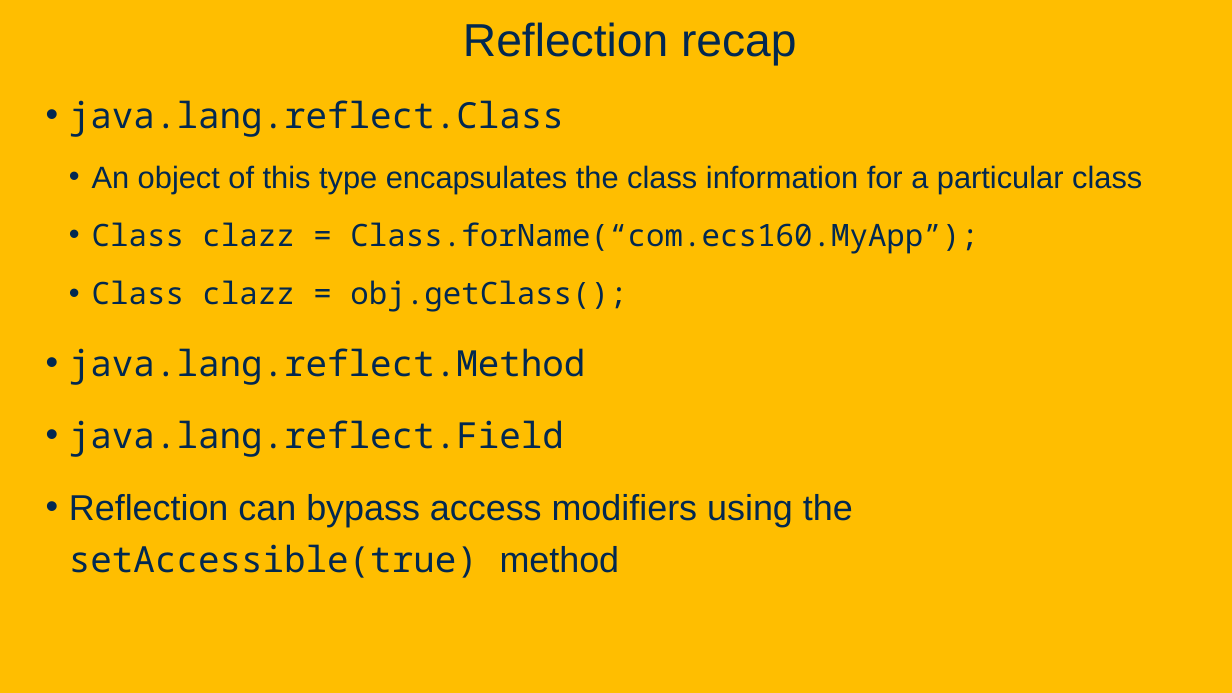
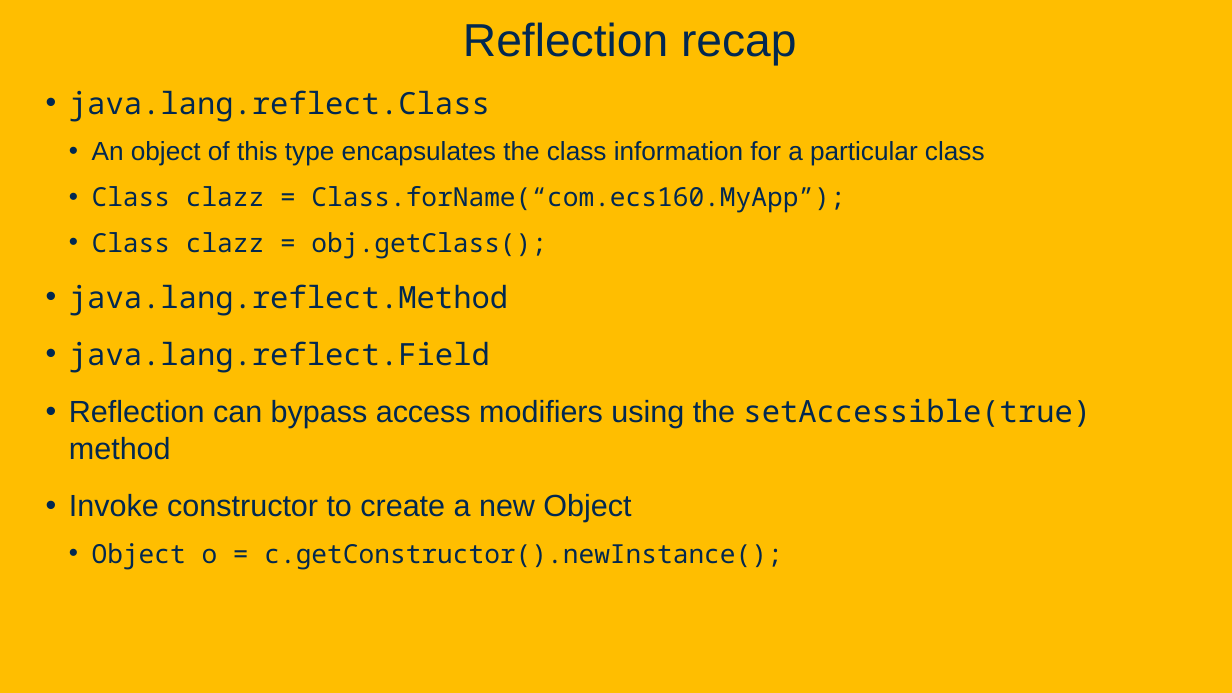
Before and after one commit to davsec-teaching/ecs160-f25, a slide deck: slide 29 of slides/5_annotations_and_reflection.pptx (slide 24 before the commit). Drawn at 1232x693 pixels with LibreOffice and Linux fonts; fonts in the diff are those of the drawing; background and template pictures are left out. Boxes give left, top, right and bottom in pixels: in the first picture for what was removed or moved away, otherwise in the second. Text is boxed around its words. In the diff, an @@ line names an element or a change of style, - is before the commit and + after.

```diff
--- a/slides/5_annotations_and_reflection.pptx
+++ b/slides/5_annotations_and_reflection.pptx
@@ text at [69, 90, 1091, 460]: size 28 to 23.8 pt in "java.lang.reflect.Class", "java.lang.reflect.Method", "java.lang.reflect.Field", "Reflection can bypass access modifiers using the ..."; size 24 to 20.4 pt in "An object of this type encapsulates the ...", "Class clazz = Class.forName(“com.ecs160.MyApp”);", "Class clazz = obj.getClass();"; line spacing 1.2 to 1 @@
@@ text at [69, 494, 782, 570]: paragraphs added @@
+• Invoke constructor to create a new Object
+  • Object o = c.getConstructor().newInstance();
```
Also in this commit, not shown: 10 other slides changed, 9 slides added, 1 slide removed.
